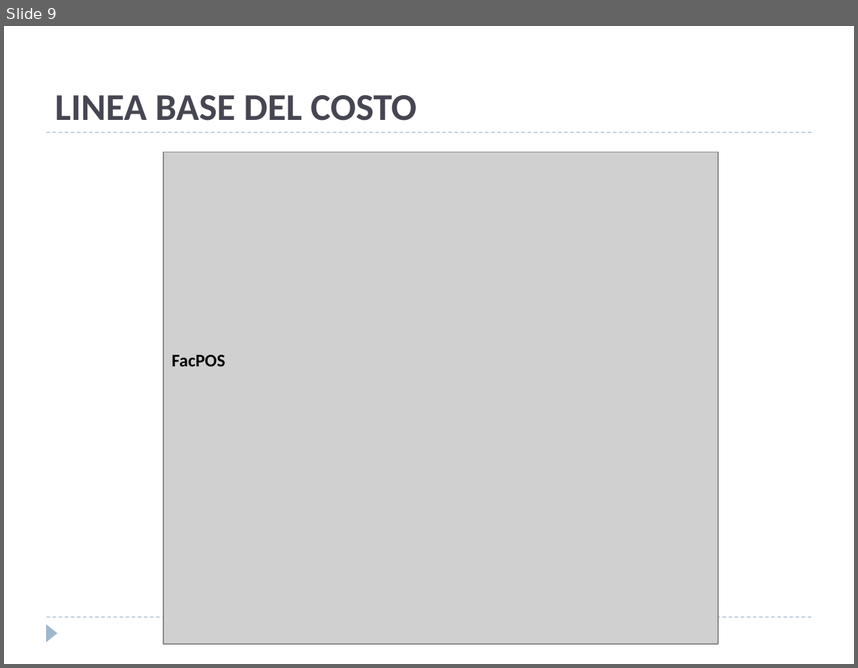
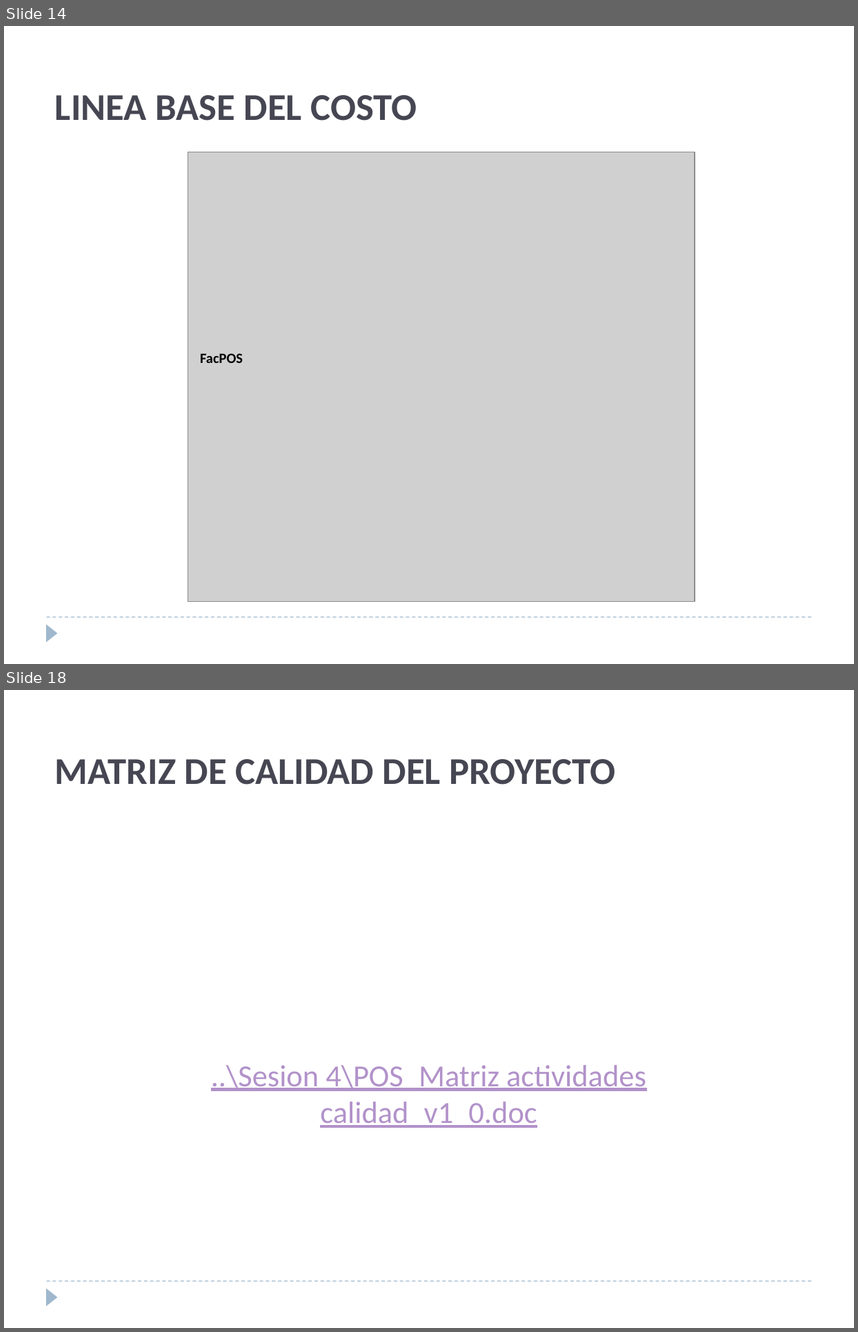
Before and after one commit to ebenites/gpy031, a slide deck: Sesion 10/presentacion.pptx. Shown one above the other, each under a label of ours: slide 9 before the commit, slides 14 and 18 after it; the slides between them are not shown. The pictures are 858x668 and 858x1332 pixels, drawn with LibreOffice and Linux fonts; fonts in the diff are those of the drawing; grey boxes stand for pictures. Boxes give left, top, right and bottom in pixels: in the first picture for what was removed or moved away, otherwise in the second. Text is boxed around its words. In the diff, an @@ line names an element or a change of style, - is before the commit and + after.

```diff
--- a/Sesion 10/presentacion.pptx
+++ b/Sesion 10/presentacion.pptx
@@ slide 18 added at (x1=4, y1=690, x2=854, y2=1328), background #FFFFFF; not listed: 2 template elements that a slide beside it also shows @@
@@ title added at (x1=55, y1=759, x2=615, y2=785), 32 pt, text #464653, bold @@
+MATRIZ DE CALIDAD DEL PROYECTO
@@ text added at (x1=211, y1=1065, x2=646, y2=1127), 26 pt, text #B292CA, underline @@
+..\Sesion 4\POS_Matriz actividades calidad_v1_0.doc
@@ what was slide 9 is now slide 14 @@
@@ slide 14 changed as well @@
@@ line removed from (47, 132) to (811, 132) @@
@@ picture resized from (x1=164, y1=152, x2=719, y2=643) to (x1=188, y1=152, x2=694, y2=601) @@
@@ text "FacPOS" moved from (x1=172, y1=354, x2=225, y2=366) to (x1=200, y1=353, x2=243, y2=363) @@
@@ text "FacPOS" at (x1=200, y1=353, x2=243, y2=363): size 15 to 12 pt @@
```
Also in this commit, not shown: 8 other slides changed, 12 other slides added.
